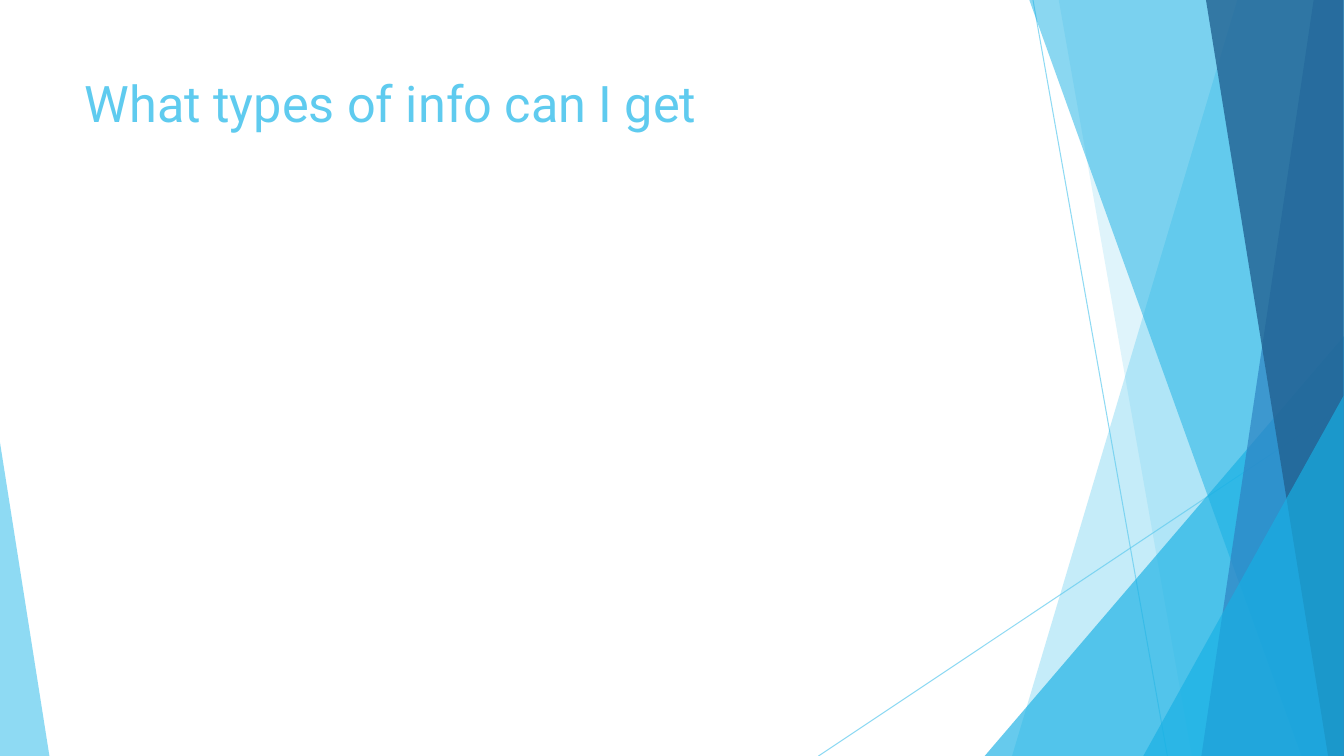
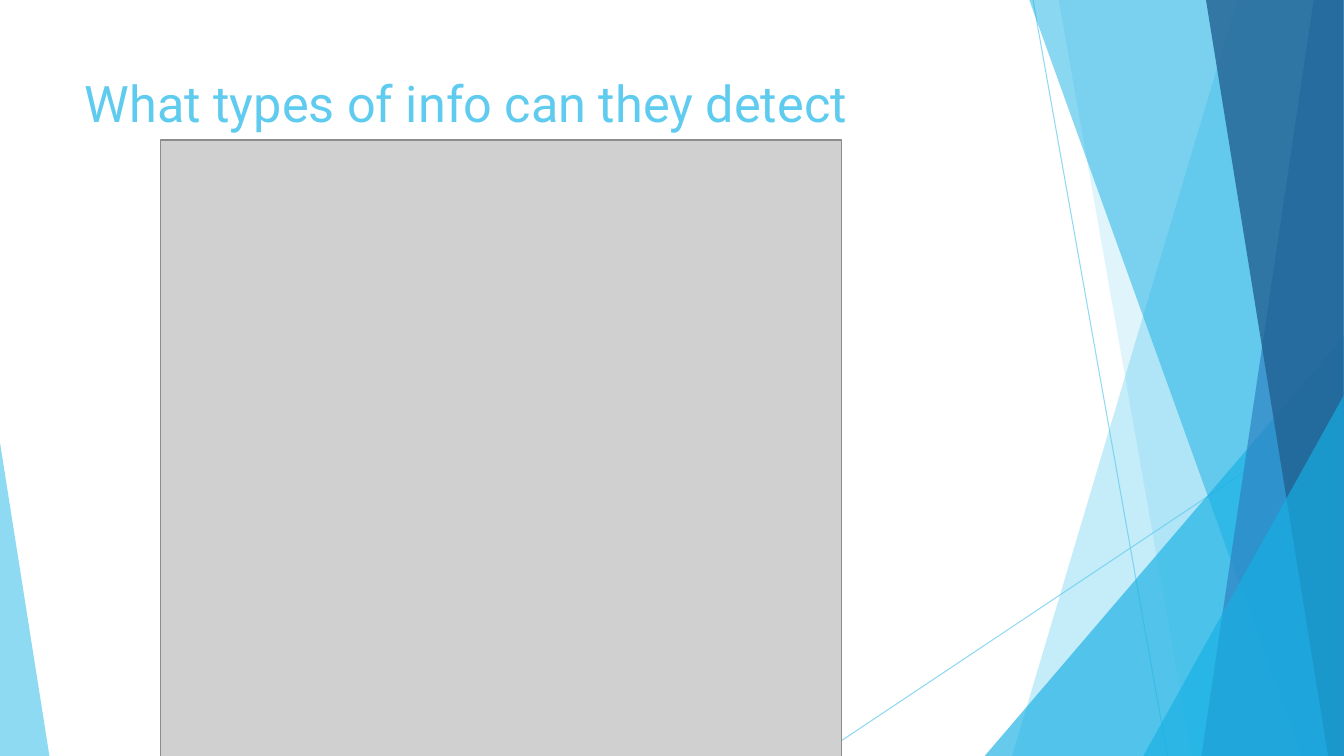
Before and after one commit to pulcher/Robot-Overlord-TV, a slide deck: slide 9 of roltv.pptx (slide 6 before the commit). Drawn at 1344x756 pixels with LibreOffice and Linux fonts; fonts in the diff are those of the drawing; grey boxes stand for pictures. Boxes give left, top, right and bottom in pixels: in the first picture for what was removed or moved away, otherwise in the second. Text is boxed around its words. In the diff, an @@ line names an element or a change of style, - is before the commit and + after.

Commit message:
updating the slide deck

```diff
--- a/roltv.pptx
+++ b/roltv.pptx
@@ title at [85, 83, 847, 133]: text changed @@
-What types of info can I get
+What types of info can they detect
@@ picture added at [160, 140, 842, 756] @@
```
Also in this commit, not shown: 3 other slides changed, 5 slides added, 2 slides removed.
